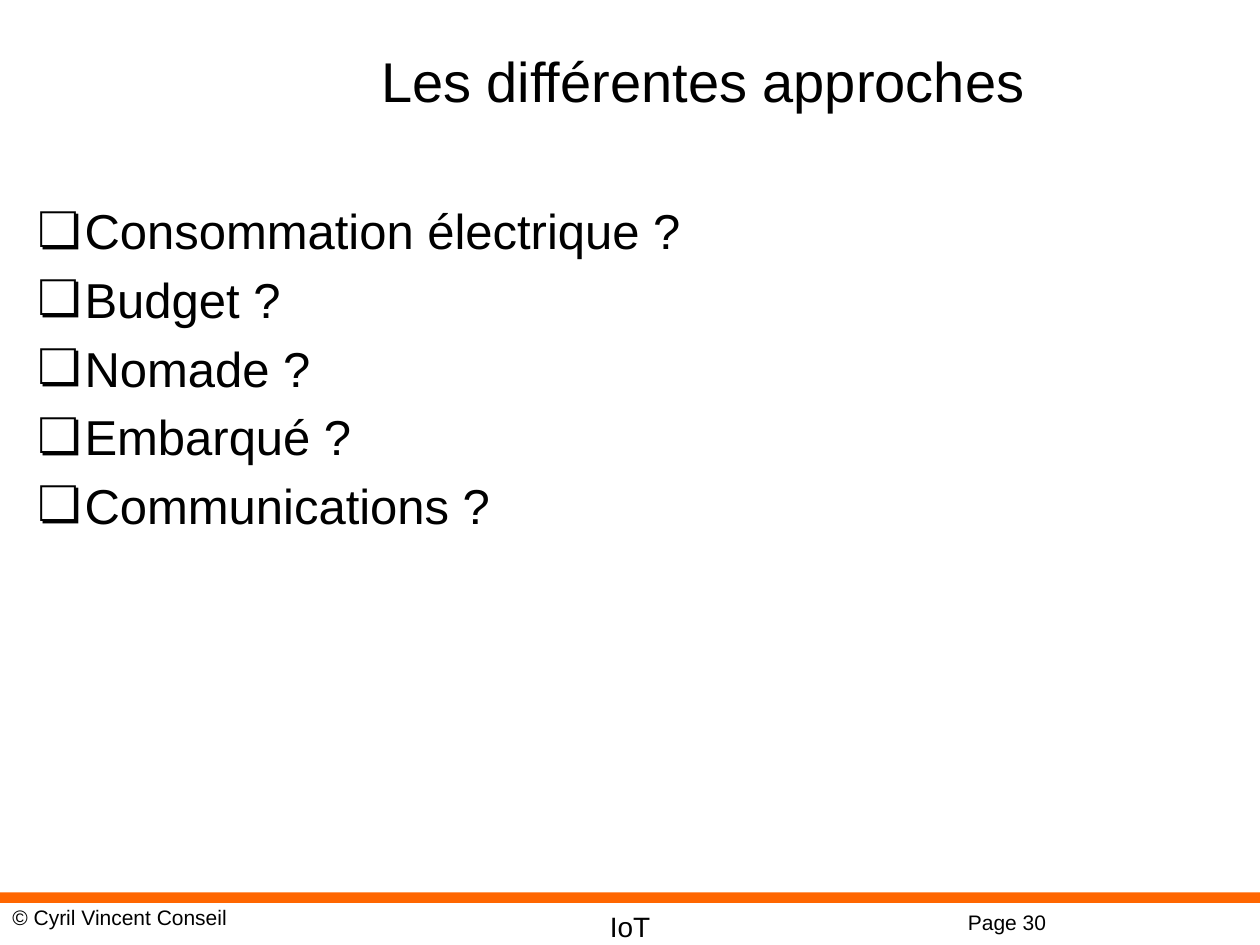
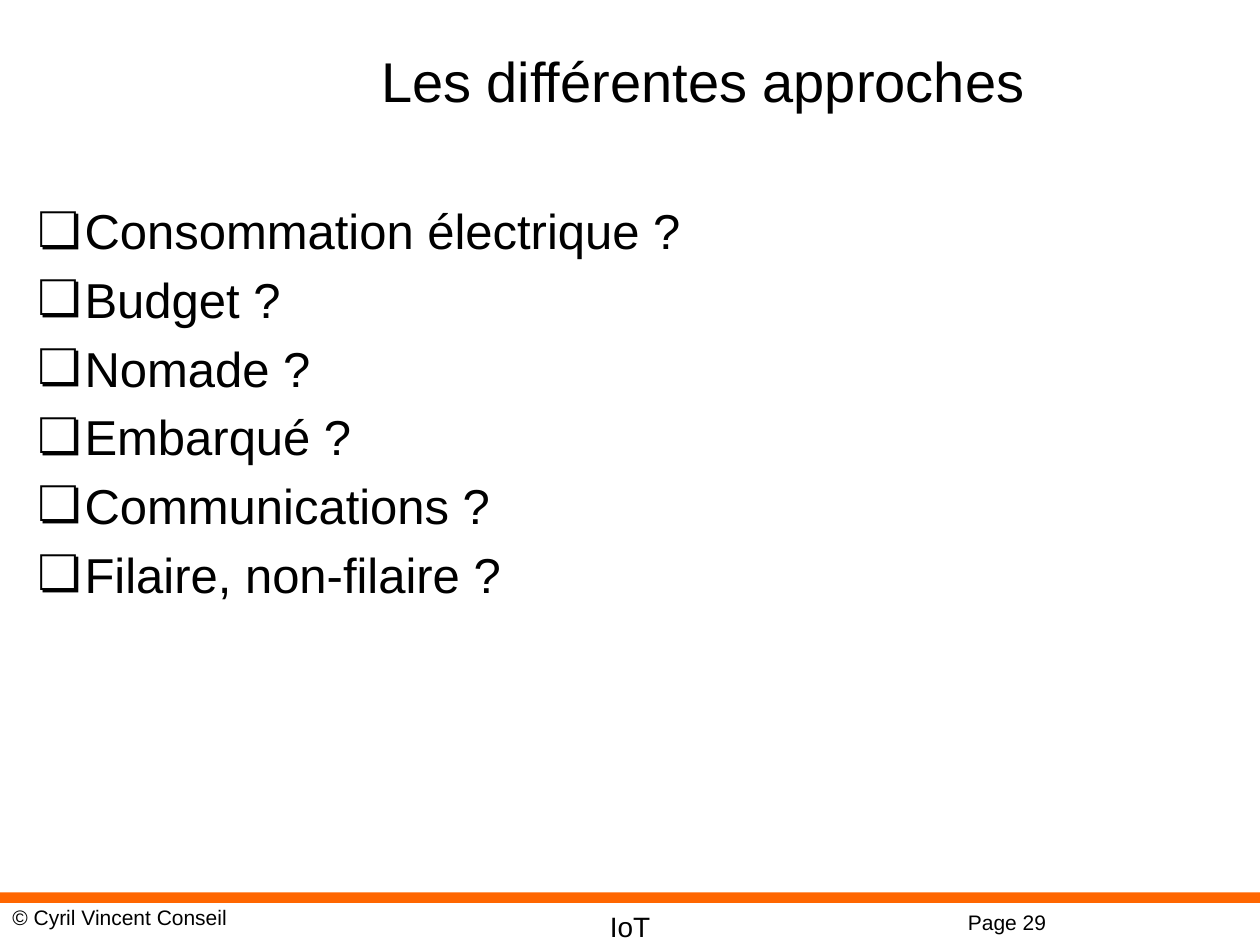
Before and after one commit to cyrilvincent/IoT, a slide deck: slide 29 of ppt/IoT01-Intro.pptx (slide 30 before the commit). Drawn at 1260x945 pixels with LibreOffice and Linux fonts; fonts in the diff are those of the drawing; background and template pictures are left out. Boxes give left, top, right and bottom in pixels: in the first picture for what was removed or moved away, otherwise in the second. Text is boxed around its words. In the diff, an @@ line names an element or a change of style, - is before the commit and + after.

```diff
--- a/ppt/IoT01-Intro.pptx
+++ b/ppt/IoT01-Intro.pptx
@@ text at [85, 557, 460, 600]: paragraph added @@
+❏ Filaire, non-filaire ?
@@ page number at [968, 915, 1046, 934]: text changed @@
-Page 30
+Page 29
```
Also in this commit, not shown: 1 other slide changed, 1 slide removed, 11 other files.
